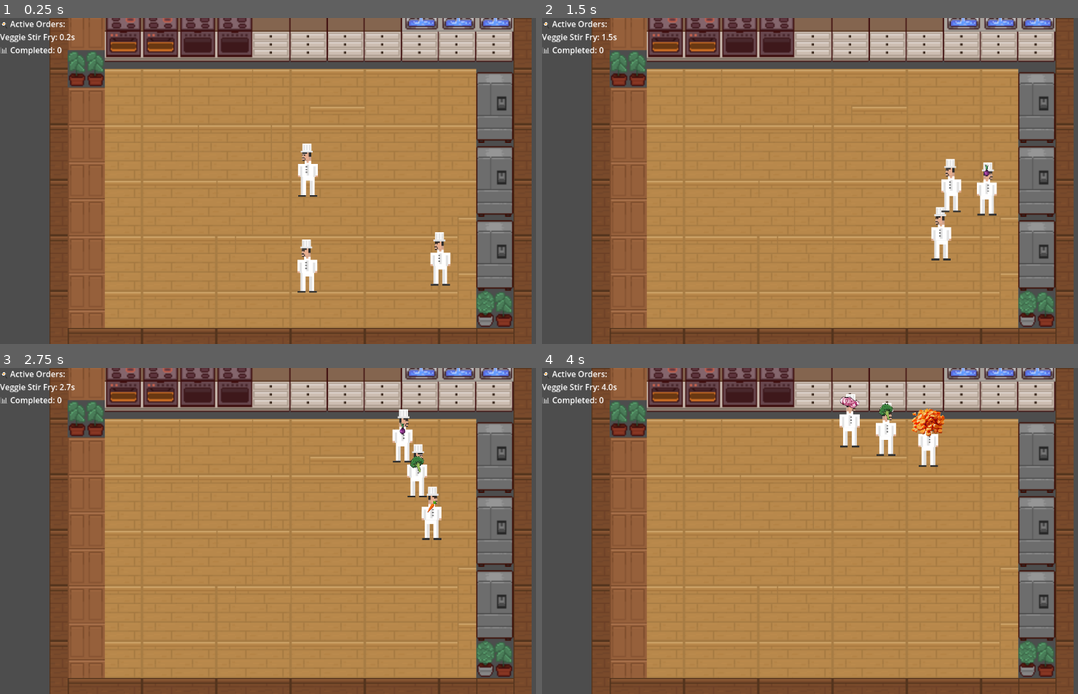
Above: before the commit, frames 1-4 (two rows, left to right).
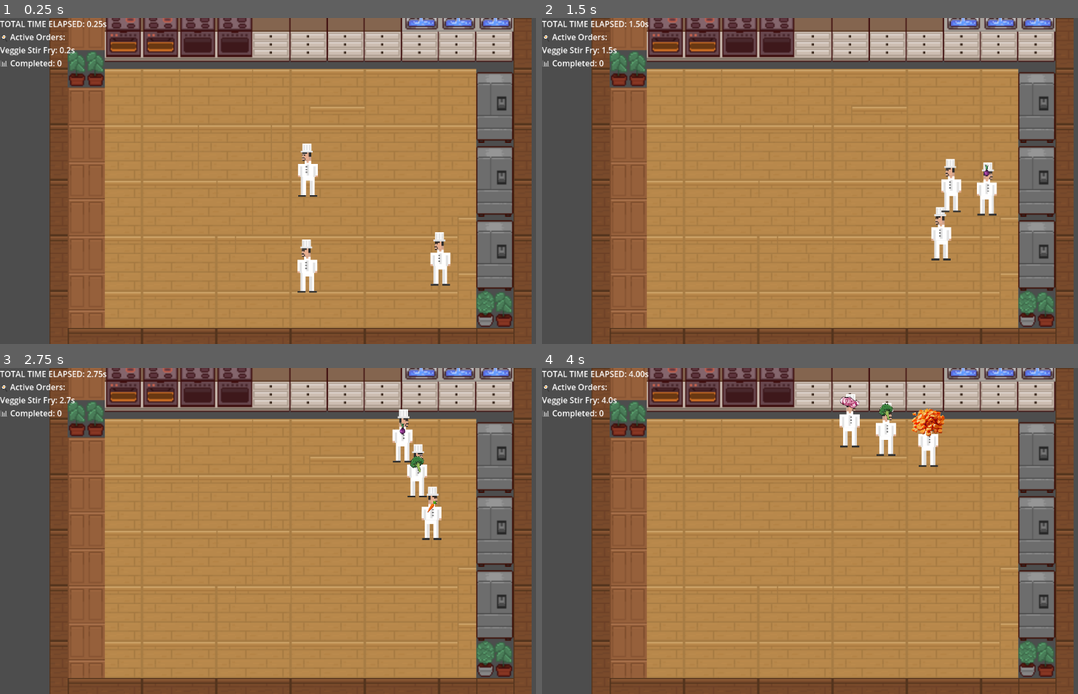
Above: after the commit, the same moments.

Repository: LazImane/OverCooked2D
Game: Godot game, scene res://scenes/game.tscn
Two runs of this game, one before a commit and one after it. Both use one fixed random seed, a clock stepped at 60 frames per second and the inputs below.
Inputs:
- Up to frame 1 (0.25 s): no input
- Up to frame 2 (1.5 s): no input
- Up to frame 3 (2.75 s): no input
- Up to frame 4 (4 s): no input

The runs differ from the first frame. In frame 1, 0.7% of the frame differs, in the area x 0-20%, y 0-16%; in frame 2, 0.7%; in frame 3, 0.7%; in frame 4, 0.7%.

Commit message:
fixed a weird error and also added some things for stats(very basic for now)

Diff:
--- a/scenes/game.tscn
+++ b/scenes/game.tscn
@@ -1684,3 +1684,7 @@
 [node name="Label" type="Label" parent="CanvasLayer"]
 offset_right = 40.0
 offset_bottom = 23.0
+
+[node name="Label2" type="Label" parent="CanvasLayer"]
+offset_right = 40.0
+offset_bottom = 23.0
--- a/scripts/GameManager.gd
+++ b/scripts/GameManager.gd
@@ -342,27 +342,32 @@
 
 func _process(delta):
 	_current_time += delta
+	var elapsed_time = "TOTAL TIME ELAPSED: %.2fs\n" % [(_current_time)]
 
 	if active_recipe_timers.size() > 0:
 		var display_text = "🍳 Active Orders:\n"
 		for recipe_id in active_recipe_timers.keys():
 			var elapsed = _current_time - active_recipe_timers[recipe_id]
 			var recipe_name = recipes[recipe_id]["name"]
-			display_text += "%s: %.1fs  " % [recipe_name, elapsed]
+			display_text +=  "%s: %.1fs  " % [recipe_name, elapsed]
 
 		if endless_mode:
 			display_text += "\n📊 Completed: %d" % _orders_completed
 
-		time_label.text = display_text
+		time_label.text = elapsed_time + display_text
 	else:
 		if endless_mode:
-			time_label.text = "⏳ Waiting for orders...\n📊 Completed: %d" % _orders_completed
+			time_label.text = elapsed_time + "⏳ Waiting for orders...\n📊 Completed: %d" % _orders_completed
 		else:
-			time_label.text = "⏳ Waiting for orders..."
+			time_label.text = elapsed_time+ "⏳ Waiting for orders..."
 
 	if not endless_mode and completed_recipes.size() == orders.size() and orders.size() > 0:
 		var scores_text = "🎉 ALL COMPLETED!\n\nScores:\n"
 		for completion in completed_recipes:
 			var recipe_name = recipes[completion["recipe_id"]]["name"]
 			scores_text += "%s: %.2fs\n" % [recipe_name, completion["score"]]
-		time_label.text = scores_text
+		time_label.text = elapsed_time + scores_text
+	stats();
+func stats():
+	if(_current_time >= 120.0):
+		print("IN 120 SECONDS(2mins) WE MADE %d recipes " % completed_recipes.size() );
--- a/scripts/Station.gd
+++ b/scripts/Station.gd
@@ -294,12 +294,19 @@
 		tween.tween_property(final_dish, "scale", Vector2(0.2, 0.2), 0.8)
 
 	# Also animate out the hidden ingredients for this recipe
-	for ing in served_ingredients[recipe_id]:
-		if is_instance_valid(ing):
-			tween.tween_property(ing, "modulate:a", 0.0, 0.8)
+	# SAFETY CHECK: Make sure the recipe still exists before iterating
+	if served_ingredients.has(recipe_id):
+		for ing in served_ingredients[recipe_id]:
+			if is_instance_valid(ing):
+				tween.tween_property(ing, "modulate:a", 0.0, 0.8)
 
 	# Wait for animation to complete
 	await tween.finished
+
+	# CRITICAL: Check again after the async wait!
+	if not served_ingredients.has(recipe_id):
+		print("[STATION] Recipe '%s' was already cleaned up, skipping..." % recipe_id)
+		return
 
 	# Clean up all ingredients for this recipe
 	if final_dish and is_instance_valid(final_dish):
@@ -318,7 +325,6 @@
 	update_appearance()
 
 	print("[STATION] ✅ Dish '%s' served to customer!" % recipe_id)
-
 func update_appearance() -> void:
 	if has_node("Sprite2D"):
 		if has_ingredient():
